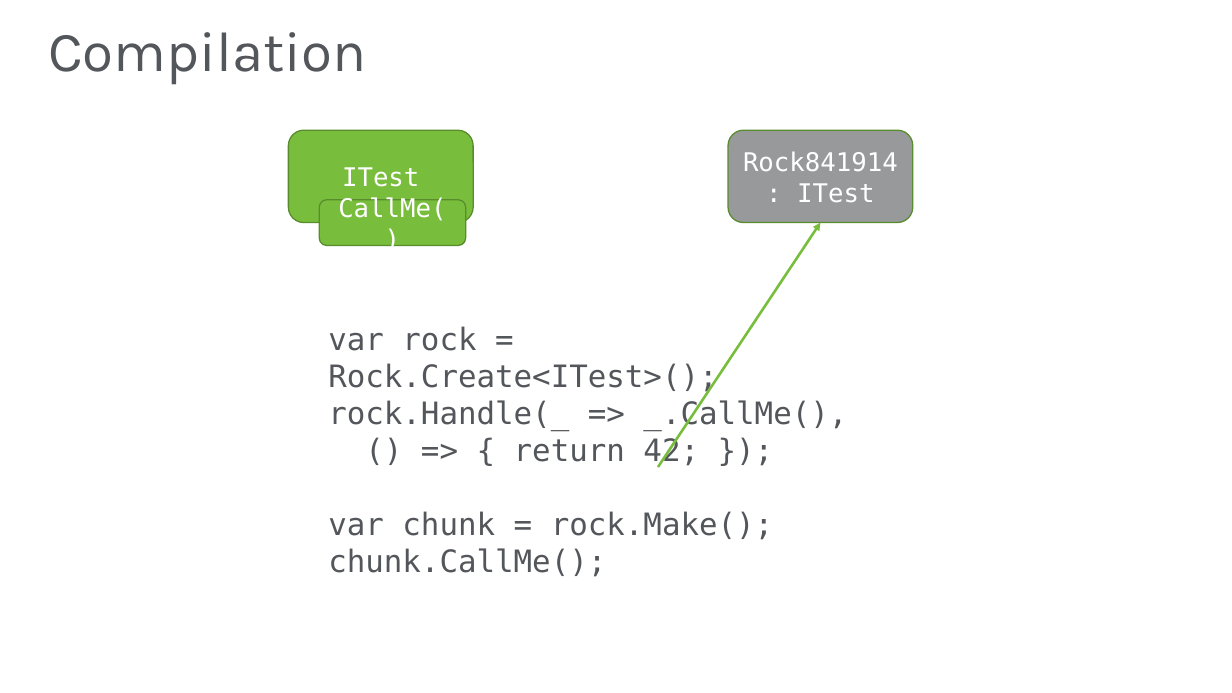
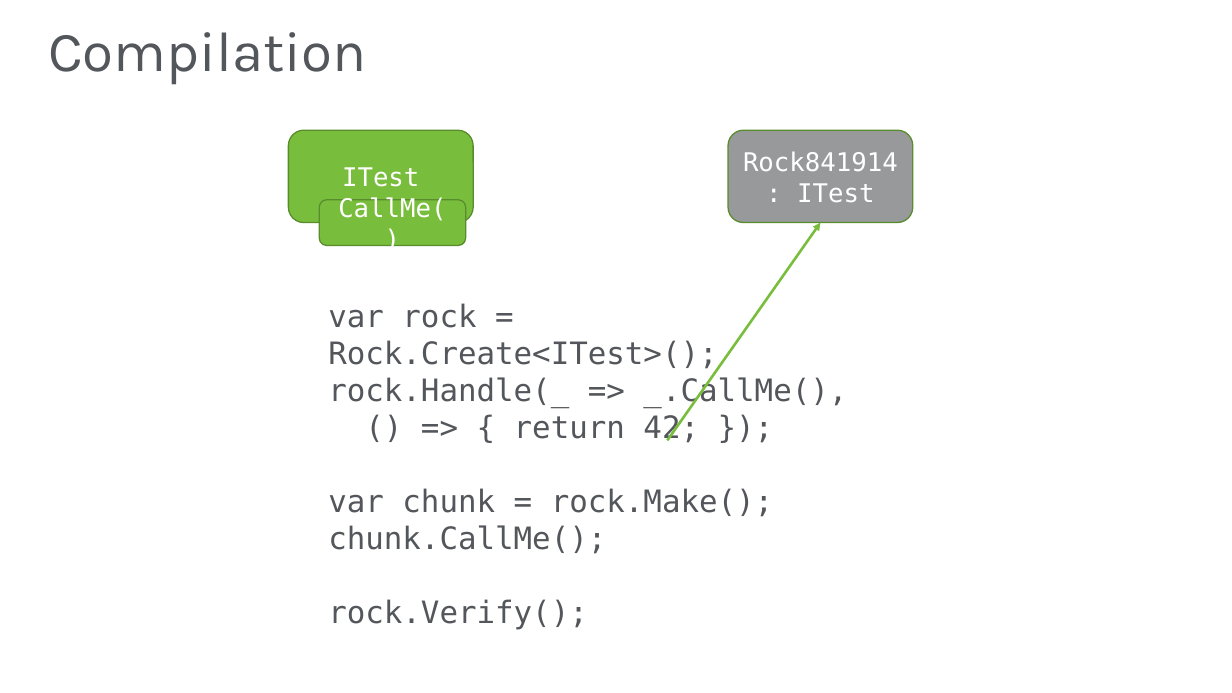
Before and after one commit to JasonBock/Presentations, a slide deck: slide 39 of Metaprogramming in .NET.pptx. Drawn at 1232x693 pixels with LibreOffice and Linux fonts; fonts in the diff are those of the drawing; background and template pictures are left out. Boxes give left, top, right and bottom in pixels: in the first picture for what was removed or moved away, otherwise in the second. Text is boxed around its words. In the diff, an @@ line names an element or a change of style, - is before the commit and + after.

```diff
--- a/Metaprogramming in .NET.pptx
+++ b/Metaprogramming in .NET.pptx
@@ arrow moved from (658, 467) - (821, 223) to (667, 441) - (821, 223) @@
@@ text "var rock = Rock.Create<ITest>();": place and size @@
-text "var rock = Rock.Create<ITest>();" at bbox=[328, 326, 847, 577]
+text "var rock = Rock.Create<ITest>();" at bbox=[328, 303, 847, 630]
@@ text at bbox=[328, 599, 588, 630]: paragraph added @@
+rock.Verify();
```
Also in this commit, not shown: 2 other slides changed.
